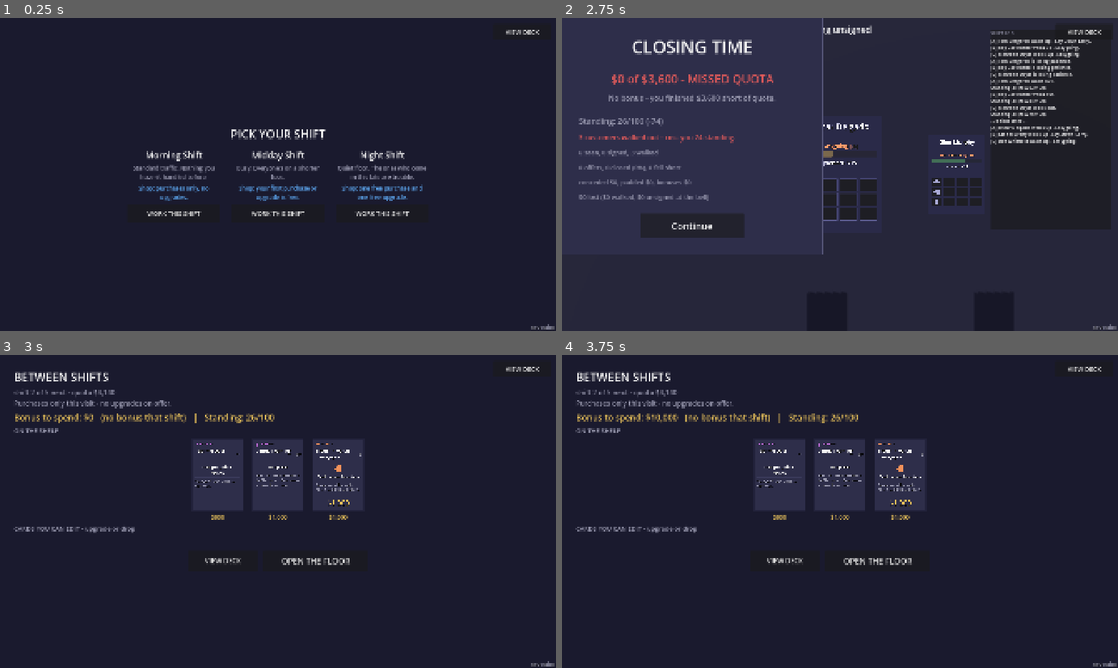
Above: before the commit, frames 1-4 (two rows, left to right).
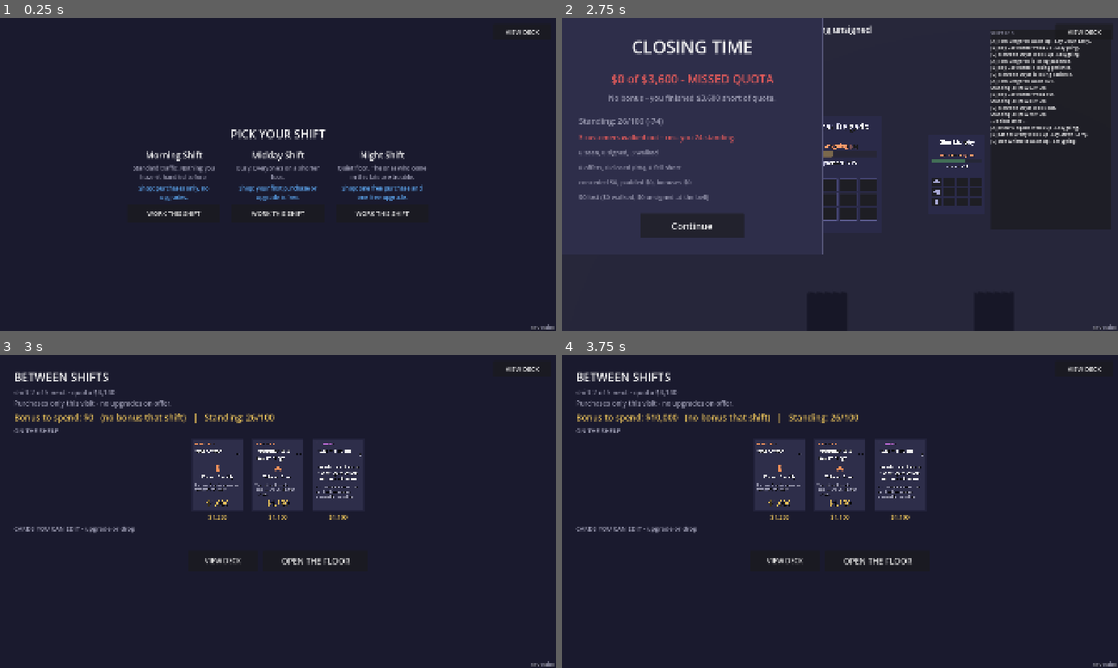
Above: after the commit, the same moments.

Repository: Painkills/RogueDealership
Game: Godot game, scene res://scenes/run.tscn
The game is run twice, just before and just after one commit, with the same random seed, the same clock (stepped at 60 frames per second) and the same inputs.
Inputs (mouse positions are in pixels of both pictures, inside the frame that each line leads up to):
- Up to frame 1 (0.25 s): no input
- Up to frame 2 (2.75 s): click "WORK THIS SHIFT" at 0.5 s; click (589, 30) at 1.25 s; click (589, 30) at 2 s
- Up to frame 3 (3 s): click "Continue" at 2.75 s
- Up to frame 4 (3.75 s): click (840, 398) at 3.5 s

Frames 1-2 are identical in both runs. In frame 3, 1.1% of the frame differs, in the area x 35-65%, y 28-53%; in frame 4, 1.1%.

Commit message:
feat(cards): loosen the one-product-per-interest rule to at-least-one
test_every_interest_has_exactly_one_product() enforced the wrong
invariant - the catalog was always meant to grow past the starter
nine, and a second product sharing an interest is an intended shape,
not a duplicate to reject. Renamed to
test_every_interest_has_at_least_one_product() and rewritten to check
coverage (every interest answered by at least one product) rather
than uniqueness. The load-bearing count was always the INTEREST
count (appeal = appeal_step x (interest_count - rank)), never the
product count - interest_pool.tres/seed_interests.gd/seed_cards.gd's
own design_rule text said otherwise, so all three are corrected to
say what's actually load-bearing.

Also includes three new cards authored against last commit's new
capability: WALKAWAY and WALKAWAY GAP (products, both using
ChangeLine - equity and stability now have two products apiece) and
Check Your Notes (a support card using PullCards, count 3 base /
4 upgraded).

Co-Authored-By: Claude Sonnet 5 <noreply@anthropic.com>

Diff:
--- a/game/data/card_pool.tres
+++ b/game/data/card_pool.tres
@@ -19,9 +19,12 @@
 [ext_resource type="Resource" uid="uid://dn18oytl4nkuc" path="res://data/cards/bundle.tres" id="17_ej5nb"]
 [ext_resource type="Resource" uid="uid://cphvvxq2v5dsv" path="res://data/cards/fearmonger.tres" id="18_ipwxn"]
 [ext_resource type="Resource" uid="uid://b34nnflt1ydxb" path="res://data/cards/hardclose.tres" id="19_y836a"]
+[ext_resource type="Resource" uid="uid://dkjeo1xfy0wy2" path="res://data/cards/checkNotes.tres" id="20_5hkca"]
 [ext_resource type="Script" uid="uid://x78yvnty4dtj" path="res://scripts/model/data/card_pool.gd" id="20_bnf0e"]
+[ext_resource type="Resource" uid="uid://cg76y5mbmgt11" path="res://data/products/wap.tres" id="20_rifbx"]
+[ext_resource type="Resource" uid="uid://dhp6j30be3h7x" path="res://data/products/tlp.tres" id="22_ajodq"]
 
 [resource]
 script = ExtResource("20_bnf0e")
 design_rule = "One product per interest, exactly - nine interests, nine products, no gaps and no doubles. The STARTER s …(660 unchanged characters)…
-cards = Array[ExtResource("1_gunhf")]([ExtResource("2_5hkca" …(379 unchanged characters)… rce("18_ipwxn"), ExtResource("19_y836a")])
+cards = Array[ExtResource("1_gunhf")]([ExtResource("2_5hkca" …(379 unchanged characters)… rce("18_ipwxn"), ExtResource("19_y836a"), ExtResource("20_rifbx"), ExtResource("20_5hkca"), ExtResource("22_ajodq")])
--- /dev/null
+++ b/game/data/cards/checkNotes.tres
@@ -0,0 +1,25 @@
+[gd_resource type="Resource" script_class="SupportCardDef" format=3 uid="uid://dkjeo1xfy0wy2"]
+
+[ext_resource type="Script" uid="uid://c51pnf18p6dao" path="res://scripts/model/effects/effect.gd" id="1_8h0vr"]
+[ext_resource type="Script" uid="uid://c1sm1kdlc5c5h" path="res://scripts/model/effects/pull_cards.gd" id="2_5u756"]
+[ext_resource type="Script" uid="uid://56yr8s6ek5x3" path="res://scripts/model/data/support_card_def.gd" id="2_sijsq"]
+
+[sub_resource type="Resource" id="Resource_5u756"]
+script = ExtResource("2_5u756")
+metadata/_custom_type_script = "uid://c1sm1kdlc5c5h"
+
+[sub_resource type="Resource" id="Resource_ejqt0"]
+script = ExtResource("2_5u756")
+count = 4
+metadata/_custom_type_script = "uid://c1sm1kdlc5c5h"
+
+[resource]
+script = ExtResource("2_sijsq")
+needs_offer = false
+id = &"checknotes"
+display_name = "Check Your Notes"
+text = "\"Uh... and what's really nice about this one is that... um...\""
+price = 1200
+effects = Array[ExtResource("1_8h0vr")]([SubResource("Resource_5u756")])
+upgraded_effects = Array[ExtResource("1_8h0vr")]([SubResource("Resource_ejqt0")])
+metadata/_custom_type_script = "uid://56yr8s6ek5x3"
--- a/game/data/interests/interest_pool.tres
+++ b/game/data/interests/interest_pool.tres
@@ -18,6 +18,6 @@
 
 [resource]
 script = ExtResource("15_wkyj5")
-design_rule = "Exactly 3 categories x 3 interests = 9, and every interest has exactly one product answering it. The count is load-bearing: appeal = appeal_step x (interest_count - rank), so a tenth interest silently reflates every appeal number in the game. Categories exist so a read can hand yo …(133 unchanged characters)…
+design_rule = "Exactly 3 categories x 3 interests = 9, and every interest has AT LEAST one product answering it - the catalog is meant to grow past the starter set, so a second (or third) product sharing an interest is intended, not a duplicate. The INTEREST count is what's load-bearing, not the product count: appeal = appeal_step x (interest_count - rank), so a tenth interest silently reflates every appeal number in the game - a tenth PRODUCT for an existing interest changes nothing about that formula. Categories exist so a read can hand yo …(133 unchanged characters)…
 categories = Array[ExtResource("1_6vg3t")]([ExtResource("2_85tif"), ExtResource("3_vtrah"), ExtResource("4_lh4yw")])
 interests = Array[ExtResource("5_wk41v")]([ExtResource("6_lclw5"), ExtResource("7_akuu6"), ExtResource("8_tjgw4"), ExtResource("9_e0nq2"), ExtResource("10_nsopj"), ExtResource("11_slvcg"), ExtResource("12_cs1nu"), ExtResource("13_rj5b0"), ExtResource("14_ob485")])
--- a/game/data/products/ppp.tres
+++ b/game/data/products/ppp.tres
@@ -1,7 +1,8 @@
-[gd_resource type="Resource" script_class="ProductCardDef" format=3]
+[gd_resource type="Resource" script_class="ProductCardDef" format=3 uid="uid://ct7dbjnkkx7t7"]
 
+[ext_resource type="Script" uid="uid://c51pnf18p6dao" path="res://scripts/model/effects/effect.gd" id="1_bej78"]
 [ext_resource type="Resource" path="res://data/interests/stability.tres" id="1_q7v6b"]
-[ext_resource type="Script" path="res://scripts/model/data/product_card_def.gd" id="2_bej78"]
+[ext_resource type="Script" uid="uid://cjjt8kflgpayg" path="res://scripts/model/data/product_card_def.gd" id="2_bej78"]
 
 [resource]
 script = ExtResource("2_bej78")
@@ -10,6 +11,6 @@
 upgraded_margin = 1500
 id = &"ppp"
 display_name = "Payment Protection Plan"
-text = "Life, disability and job loss. The payment gets made even when they can't."
+text = "Covers a payment when they can't."
 starter = true
 price = 1200
--- /dev/null
+++ b/game/data/products/tlp.tres
@@ -0,0 +1,29 @@
+[gd_resource type="Resource" script_class="ProductCardDef" format=3 uid="uid://dhp6j30be3h7x"]
+
+[ext_resource type="Script" uid="uid://c51pnf18p6dao" path="res://scripts/model/effects/effect.gd" id="1_13paw"]
+[ext_resource type="Script" uid="uid://cjjt8kflgpayg" path="res://scripts/model/data/product_card_def.gd" id="2_6tahm"]
+[ext_resource type="Script" uid="uid://bu5uqojkpf1vo" path="res://scripts/model/effects/change_line.gd" id="2_ej65j"]
+[ext_resource type="Resource" path="res://data/interests/equity.tres" id="3_08iy6"]
+
+[sub_resource type="Resource" id="Resource_8qdbu"]
+script = ExtResource("2_ej65j")
+amount = -3
+metadata/_custom_type_script = "uid://bu5uqojkpf1vo"
+
+[sub_resource type="Resource" id="Resource_j34tw"]
+script = ExtResource("2_ej65j")
+amount = -5
+metadata/_custom_type_script = "uid://bu5uqojkpf1vo"
+
+[resource]
+script = ExtResource("2_6tahm")
+interest = ExtResource("3_08iy6")
+margin = 1200
+upgraded_margin = 1500
+id = &"tlp"
+display_name = "WALKAWAY GAP"
+text = "Fire, theft or accident, covers the gap between loan and payout."
+price = 1500
+effects = Array[ExtResource("1_13paw")]([SubResource("Resource_8qdbu")])
+upgraded_effects = Array[ExtResource("1_13paw")]([SubResource("Resource_j34tw")])
+metadata/_custom_type_script = "uid://cjjt8kflgpayg"
--- a/game/data/products/vsc.tres
+++ b/game/data/products/vsc.tres
@@ -1,7 +1,7 @@
-[gd_resource type="Resource" script_class="ProductCardDef" format=3]
+[gd_resource type="Resource" script_class="ProductCardDef" format=3 uid="uid://44t24mw27a1i"]
 
 [ext_resource type="Resource" path="res://data/interests/reliability.tres" id="1_07wyo"]
-[ext_resource type="Script" path="res://scripts/model/data/product_card_def.gd" id="2_jnf47"]
+[ext_resource type="Script" uid="uid://cjjt8kflgpayg" path="res://scripts/model/data/product_card_def.gd" id="2_jnf47"]
 
 [resource]
 script = ExtResource("2_jnf47")
--- /dev/null
+++ b/game/data/products/wap.tres
@@ -0,0 +1,29 @@
+[gd_resource type="Resource" script_class="ProductCardDef" format=3 uid="uid://cg76y5mbmgt11"]
+
+[ext_resource type="Script" uid="uid://c51pnf18p6dao" path="res://scripts/model/effects/effect.gd" id="1_kming"]
+[ext_resource type="Script" uid="uid://bu5uqojkpf1vo" path="res://scripts/model/effects/change_line.gd" id="2_d4q6h"]
+[ext_resource type="Resource" path="res://data/interests/stability.tres" id="3_1osr0"]
+[ext_resource type="Script" uid="uid://cjjt8kflgpayg" path="res://scripts/model/data/product_card_def.gd" id="4_7ghae"]
+
+[sub_resource type="Resource" id="Resource_3ka7l"]
+script = ExtResource("2_d4q6h")
+amount = -3
+metadata/_custom_type_script = "uid://bu5uqojkpf1vo"
+
+[sub_resource type="Resource" id="Resource_rifbx"]
+script = ExtResource("2_d4q6h")
+amount = -5
+metadata/_custom_type_script = "uid://bu5uqojkpf1vo"
+
+[resource]
+script = ExtResource("4_7ghae")
+interest = ExtResource("3_1osr0")
+margin = 1000
+upgraded_margin = 1250
+id = &"wap"
+display_name = "WALKAWAY"
+text = "Provides financial protection from life's \"What Ifs\""
+price = 1250
+effects = Array[ExtResource("1_kming")]([SubResource("Resource_3ka7l")])
+upgraded_effects = Array[ExtResource("1_kming")]([SubResource("Resource_rifbx")])
+metadata/_custom_type_script = "uid://cjjt8kflgpayg"
--- a/game/tests/test_cards.gd
+++ b/game/tests/test_cards.gd
@@ -13,14 +13,18 @@
 			out.append(c)
 	return out
 
-func test_every_interest_has_exactly_one_product() -> void:
+func test_every_interest_has_at_least_one_product() -> void:
+	## Not "exactly one" - the catalog is meant to grow past the starter set,
+	## and two products answering the same interest is an intended shape now,
+	## not a duplicate to catch. What still has to hold is that no interest is
+	## left with nothing to sell for it.
 	var interests: InterestPool = load("res://data/interests/interest_pool.tres")
 	var seen := {}
 	for p in _products():
 		h.check("%s answers an interest" % p.id, p.interest != null)
-		h.check("no interest answered twice", not seen.has(p.interest.id))
-		seen[p.interest.id] = true
-	h.eq("nine products for nine interests", seen.size(), interests.count())
+		if p.interest != null:
+			seen[p.interest.id] = true
+	h.eq("every one of the nine interests has coverage", seen.size(), interests.count())
 
 func test_every_category_has_at_least_one_starter_product() -> void:
 	## Not "exactly two per category" - that's a balance choice about how many
--- a/game/tools/seed_cards.gd
+++ b/game/tools/seed_cards.gd
@@ -64,7 +64,7 @@
 		"You stop being pleasant about it. Two ticks off the whole floor, six off theirs, and it moves them further than anything else you own."],
 ]
 
-const DESIGN_RULE := "One product per interest, exactly - nine interests, nine products, no gaps and no doubles. The STARTER six are two per category,  …(635 unchanged characters)…
+const DESIGN_RULE := "At least one product per interest - nine interests, nine or more products, no gaps allowed but doubling up is fine as the catalog grows past the starter set. The STARTER six are two per category,  …(635 unchanged characters)…
 
 func _init() -> void:
 	DirAccess.make_dir_recursive_absolute(PRODUCT_DIR)
--- a/game/tools/seed_interests.gd
+++ b/game/tools/seed_interests.gd
@@ -26,7 +26,7 @@
 	[&"status", "Status", &"person", "how do I look in it"],
 ]
 
-const DESIGN_RULE := "Exactly 3 categories x 3 interests = 9, and every interest has exactly one product answering it. The count is load-bearing: appeal = appeal_step x (interest_count - rank), so a tenth interest silently reflates every appeal number in the game. Categories exist so a read can hand yo …(133 unchanged characters)…
+const DESIGN_RULE := "Exactly 3 categories x 3 interests = 9, and every interest has AT LEAST one product answering it - the catalog is meant to grow past the starter set, so a second (or third) product sharing an interest is intended, not a duplicate. The INTEREST count is what's load-bearing, not the product count: appeal = appeal_step x (interest_count - rank), so a tenth interest silently reflates every appeal number in the game - a tenth PRODUCT for an existing interest changes nothing about that formula. Categories exist so a read can hand yo …(133 unchanged characters)…
 
 func _init() -> void:
 	DirAccess.make_dir_recursive_absolute(DIR)
Not shown: 1 places in game/data/card_pool.tres that only renumber resources
